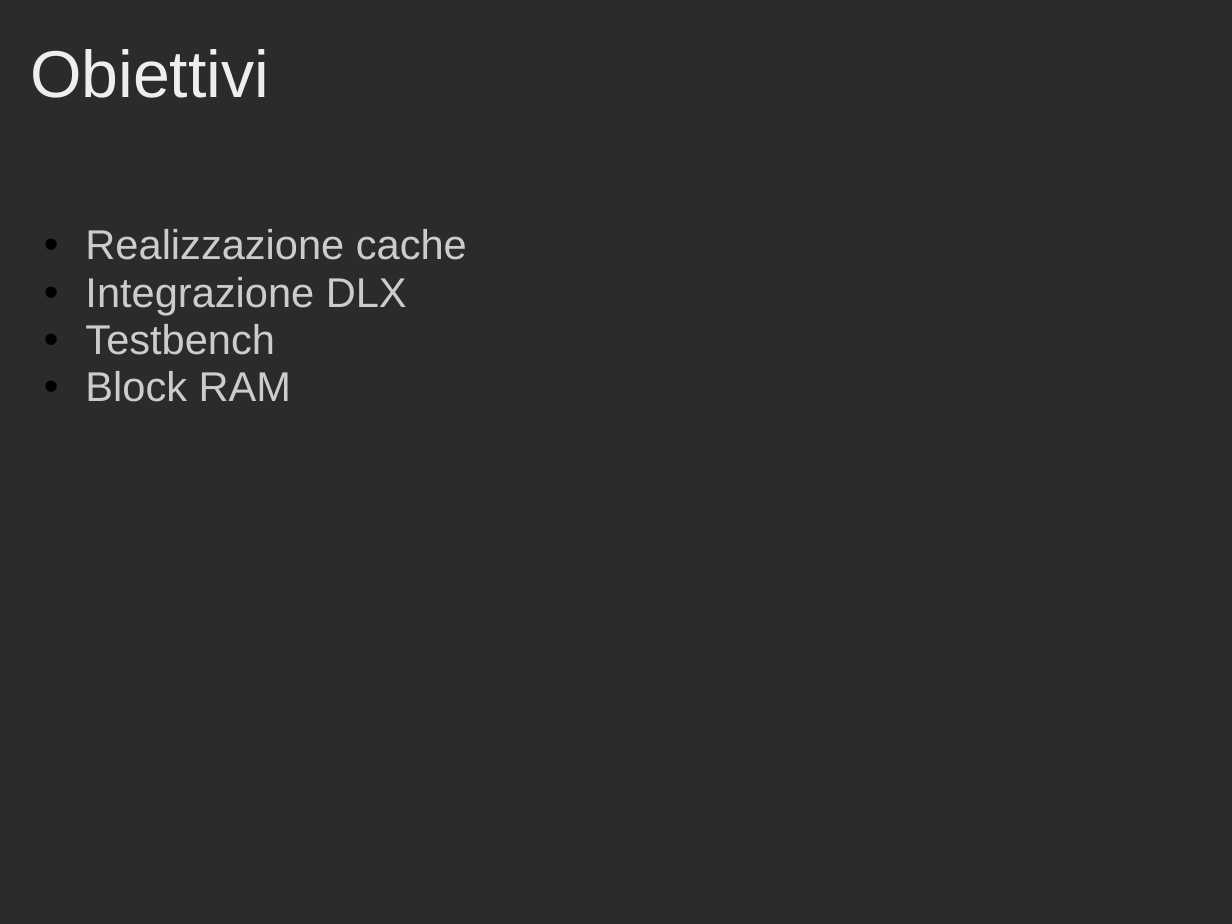
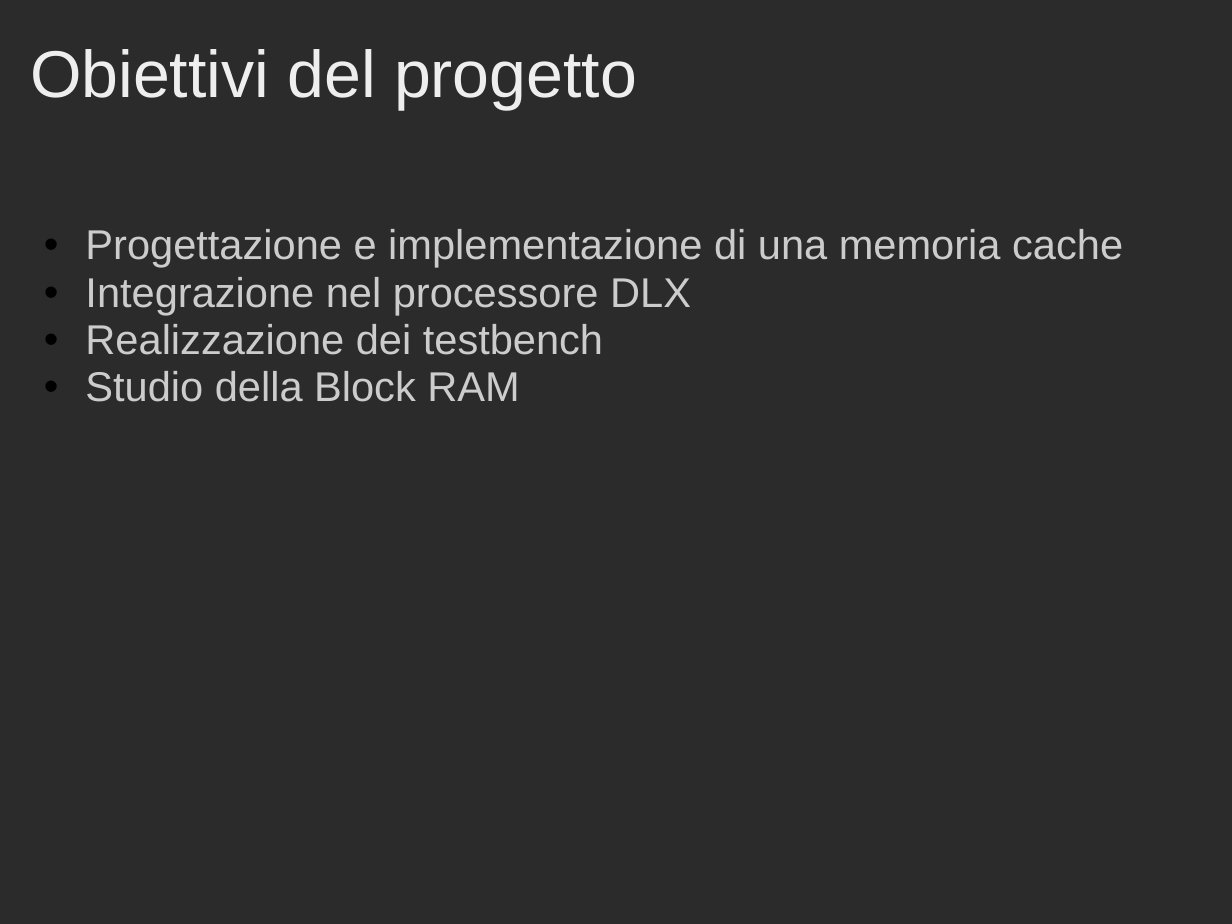
Before and after one commit to Muffo/dlxcache, a slide deck: slide 2 of Presentazione_Progetto_Cache.ppt (slide 3 before the commit). Drawn at 1232x924 pixels with LibreOffice and Linux fonts; fonts in the diff are those of the drawing; background and template pictures are left out; a plain dark background stands for a picture behind light text. Boxes give left, top, right and bottom in pixels: in the first picture for what was removed or moved away, otherwise in the second. Text is boxed around its words. In the diff, an @@ line names an element or a change of style, - is before the commit and + after.

```diff
--- a/Presentazione_Progetto_Cache.ppt
+++ b/Presentazione_Progetto_Cache.ppt
@@ title at [30, 49, 637, 109]: text changed @@
-Obiettivi
+Obiettivi del progetto
@@ text at [85, 229, 1123, 402]: text changed @@
-  • Realizzazione cache
-  • Integrazione DLX
-  • Testbench
-  • Block RAM
+  • Progettazione e implementazione di una memoria cache
+  • Integrazione nel processore DLX
+  • Realizzazione dei testbench
+  • Studio della Block RAM
```
Also in this commit, not shown: 2 other slides changed, 6 slides added, 2 slides removed, 6 other files.
